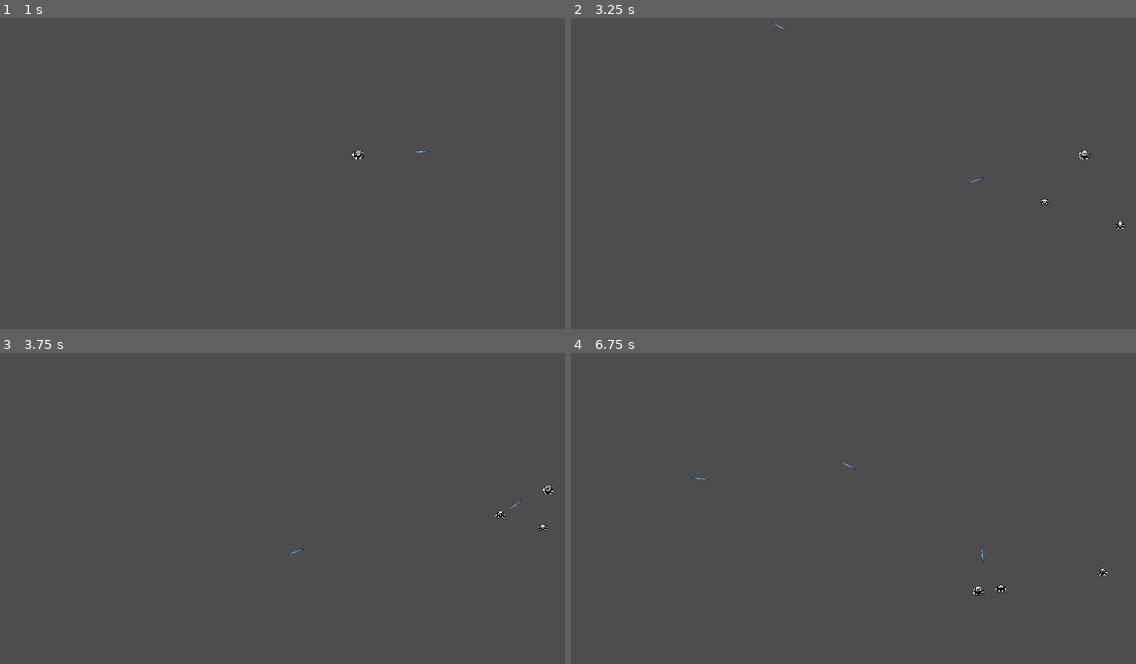
Above: before the commit, frames 1-4 (two rows, left to right).
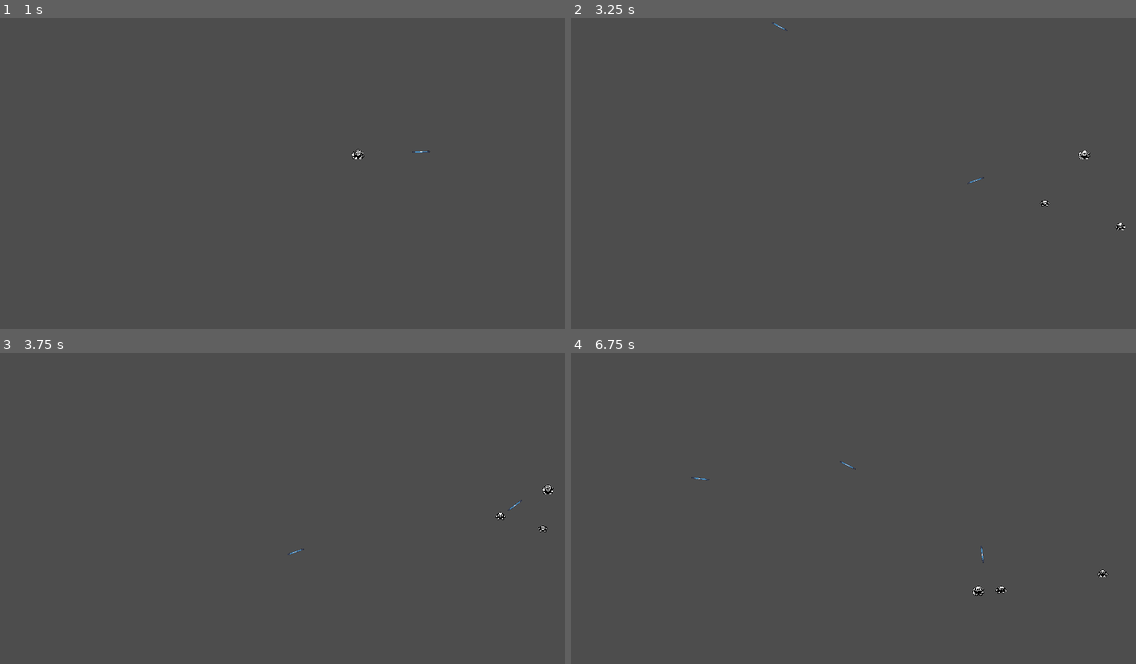
Above: after the commit, the same moments.

Repository: ReyCristian/bullet-kingdom-alchemist
Game: Godot game, scene res://escenas/node_2d.tscn
The game is run twice, just before and just after one commit, with the same random seed, the same clock (stepped at 60 frames per second) and the same inputs. The engine's default icon, where the game draws it, is replaced by a stand-in: a white triangle on a blue panel in a dark square.
Inputs (mouse positions are in pixels of both pictures, inside the frame that each line leads up to):
- Up to frame 1 (1 s): move the mouse to (406, 151) at 0.52 s; hold Right (ui_right) from 0.53 s (still down); click (406, 151) at 0.6 s
- Up to frame 2 (3.25 s): move the mouse to (734, 182) at 1.27 s; release Right (ui_right) at 1.28 s; hold Down (ui_down) 1.28-2.03 s; click (734, 182) at 1.35 s; move the mouse to (904, 95) at 2.02 s; hold Right (ui_right) 2.03-2.78 s; click (904, 95) at 2.1 s; move the mouse to (819, 232) at 2.77 s; hold Up (ui_up) from 2.78 s (still down); click (819, 232) at 2.85 s
- Up to frame 3 (3.75 s): move the mouse to (452, 552) at 3.52 s; release Up (ui_up) at 3.53 s; hold Left (ui_left) from 3.53 s (still down); click (452, 552) at 3.6 s
- Up to frame 4 (6.75 s): move the mouse to (678, 455) at 4.27 s; click (678, 455) at 4.35 s; move the mouse to (876, 502) at 5.02 s; release Left (ui_left) at 5.03 s; hold Down (ui_down) 5.03-5.78 s; click (876, 502) at 5.1 s; move the mouse to (763, 421) at 5.77 s; hold Right (ui_right) 5.78-6.53 s; click (763, 421) at 5.85 s; move the mouse to (977, 486) at 6.52 s; hold Up (ui_up) from 6.53 s (still down); click (977, 486) at 6.6 s

Frame 1 is identical in both runs. In frame 2, less than 0.1% of the frame differs, in the area x 82-99%, y 58-69%; in frame 3, less than 0.1%; in frame 4, less than 0.1%, in the area x 75-96%, y 69-78%.

Commit message:
diagrama de clase / aplicamos a enemigo

Diff:
--- a/Enemigo.tscn
+++ /dev/null
@@ -1,3 +0,0 @@
-[gd_scene format=3 uid="uid://csgshdcvsl28o"]
-
-[node name="CharacterBody2D" type="CharacterBody2D"]
--- a/escenas/Enemigo.tscn
+++ /dev/null
@@ -1,47 +0,0 @@
-[gd_scene load_steps=8 format=3 uid="uid://djibg3hsqaq5i"]
-
-[ext_resource type="Script" path="res://scripts/enemigo.gd" id="1_ex5e3"]
-[ext_resource type="Texture2D" uid="uid://d3md2spbjsn3y" path="res://Sprites/DoomlandKit/Single-Characters/Goblin1.png" id="1_qk8da"]
-[ext_resource type="Texture2D" uid="uid://bllwavetjyged" path="res://Sprites/DoomlandKit/Single-Characters/Goblin2.png" id="2_b37mr"]
-[ext_resource type="Texture2D" uid="uid://bq8st7dhb31jp" path="res://Sprites/DoomlandKit/Single-Characters/Goblin3.png" id="3_p0pgq"]
-[ext_resource type="Texture2D" uid="uid://jhgkagn858uh" path="res://Sprites/DoomlandKit/Single-Characters/Goblin4.png" id="4_5k27x"]
-
-[sub_resource type="SpriteFrames" id="SpriteFrames_gsrjk"]
-animations = [{
-"frames": [{
-"duration": 1.0,
-"texture": ExtResource("1_qk8da")
-}, {
-"duration": 1.0,
-"texture": ExtResource("2_b37mr")
-}, {
-"duration": 1.0,
-"texture": ExtResource("3_p0pgq")
-}, {
-"duration": 1.0,
-"texture": ExtResource("4_5k27x")
-}],
-"loop": true,
-"name": &"default",
-"speed": 5.0
-}]
-
-[sub_resource type="RectangleShape2D" id="RectangleShape2D_tvd43"]
-size = Vector2(19, 17)
-
-[node name="CharacterBody2D" type="CharacterBody2D" groups=["enemigo"]]
-script = ExtResource("1_ex5e3")
-
-[node name="AnimatedSprite2D2" type="AnimatedSprite2D" parent="." groups=["enemigo"]]
-sprite_frames = SubResource("SpriteFrames_gsrjk")
-frame_progress = 0.0982929
-
-[node name="Area2D2" type="Area2D" parent="." groups=["enemigo"]]
-position = Vector2(-0.5, 1.5)
-scale = Vector2(1.08413, -2.0826)
-
-[node name="CollisionShape2D2" type="CollisionShape2D" parent="Area2D2" groups=["enemigo"]]
-scale = Vector2(0.922399, -0.480169)
-shape = SubResource("RectangleShape2D_tvd43")
-
-[connection signal="area_entered" from="Area2D2" to="." method="_on_area_2d_area_entered"]
--- a/escenas/node_2d.tscn
+++ b/escenas/node_2d.tscn
@@ -1,8 +1,8 @@
 [gd_scene load_steps=5 format=3 uid="uid://b1dnbkiooiby2"]
 
-[ext_resource type="PackedScene" uid="uid://cgul6o66ov56s" path="res://personajes/personaje.tscn" id="1_eaf7j"]
+[ext_resource type="PackedScene" uid="uid://doysd4cyg6o44" path="res://personajes/heroe.tscn" id="1_n280o"]
 [ext_resource type="Resource" uid="uid://cjgrqd1i3jkbx" path="res://items/armas/gun.tres" id="2_1qr11"]
-[ext_resource type="PackedScene" uid="uid://c4v6prg73mrmh" path="res://scripts/spawn_enemigo.tscn" id="7_1yj5m"]
+[ext_resource type="PackedScene" path="res://controladores/spawn_enemigo.tscn" id="7_1yj5m"]
 
 [sub_resource type="RectangleShape2D" id="RectangleShape2D_7mms0"]
 size = Vector2(51.1846, 246.848)
@@ -10,8 +10,7 @@
 [node name="personaje" type="Node2D"]
 process_mode = 3
 
-[node name="Personaje" parent="." groups=["personaje"] instance=ExtResource("1_eaf7j")]
-scale = Vector2(1, 1)
+[node name="Personaje" parent="." instance=ExtResource("1_n280o")]
 item_inicial = ExtResource("2_1qr11")
 
 [node name="Camera2D" type="Camera2D" parent="." groups=["personaje"]]
--- a/scripts/enemigo.gd
+++ b/personajes/enemigo.gd
@@ -1,5 +1,5 @@
-extends CharacterBody2D
-
+extends Personaje
+class_name Enemigo
 
 const SPEED = 150
 
@@ -8,7 +8,7 @@
 func _ready() -> void:
 	personaje = get_tree().get_nodes_in_group("personaje")[0]
 
-func _process(delta):
+func _physics_process(delta):
 	if personaje:
 		var direction = (personaje.global_position - global_position).normalized()
 		velocity = direction * SPEED
--- /dev/null
+++ b/personajes/enemigo.tscn
@@ -0,0 +1,49 @@
+[gd_scene load_steps=9 format=3 uid="uid://bq6gecgijklfo"]
+
+[ext_resource type="PackedScene" uid="uid://cgul6o66ov56s" path="res://personajes/personaje.tscn" id="1_q0yw8"]
+[ext_resource type="Texture2D" uid="uid://d3md2spbjsn3y" path="res://Sprites/DoomlandKit/Single-Characters/Goblin1.png" id="2_hudid"]
+[ext_resource type="Script" path="res://personajes/enemigo.gd" id="2_pncuf"]
+[ext_resource type="Texture2D" uid="uid://bllwavetjyged" path="res://Sprites/DoomlandKit/Single-Characters/Goblin2.png" id="3_vwxeo"]
+[ext_resource type="Texture2D" uid="uid://bq8st7dhb31jp" path="res://Sprites/DoomlandKit/Single-Characters/Goblin3.png" id="4_m5pee"]
+[ext_resource type="Texture2D" uid="uid://jhgkagn858uh" path="res://Sprites/DoomlandKit/Single-Characters/Goblin4.png" id="5_jyxyu"]
+
+[sub_resource type="SpriteFrames" id="SpriteFrames_li8ha"]
+animations = [{
+"frames": [{
+"duration": 1.0,
+"texture": ExtResource("2_hudid")
+}, {
+"duration": 1.0,
+"texture": ExtResource("3_vwxeo")
+}, {
+"duration": 1.0,
+"texture": ExtResource("4_m5pee")
+}, {
+"duration": 1.0,
+"texture": ExtResource("5_jyxyu")
+}],
+"loop": true,
+"name": &"default",
+"speed": 5.0
+}]
+
+[sub_resource type="RectangleShape2D" id="RectangleShape2D_7ubm1"]
+size = Vector2(23.7817, 22.2222)
+
+[node name="Enemigo" groups=["enemigo"] instance=ExtResource("1_q0yw8")]
+script = ExtResource("2_pncuf")
+
+[node name="AnimatedSprite2D2" type="AnimatedSprite2D" parent="." index="0"]
+position = Vector2(0.389864, 3.11891)
+sprite_frames = SubResource("SpriteFrames_li8ha")
+
+[node name="Area2D2" type="Area2D" parent="." index="1" groups=["enemigo"]]
+position = Vector2(-0.5, 1.5)
+scale = Vector2(1.08413, -2.0826)
+
+[node name="CollisionShape2D2" type="CollisionShape2D" parent="Area2D2" index="0" groups=["enemigo"]]
+position = Vector2(0.641005, -1.43255)
+scale = Vector2(0.922399, -0.480169)
+shape = SubResource("RectangleShape2D_7ubm1")
+
+[connection signal="area_entered" from="Area2D2" to="." method="_on_area_2d_area_entered"]
--- /dev/null
+++ b/personajes/heroe.tscn
@@ -0,0 +1,40 @@
+[gd_scene load_steps=8 format=3 uid="uid://doysd4cyg6o44"]
+
+[ext_resource type="PackedScene" uid="uid://cgul6o66ov56s" path="res://personajes/personaje.tscn" id="1_xxla1"]
+[ext_resource type="Texture2D" uid="uid://bay4uabrschij" path="res://Sprites/DoomholdKit/Single-Characters/BowHero1.png" id="2_xhjsk"]
+[ext_resource type="Texture2D" uid="uid://bgqpc4ew6cnty" path="res://Sprites/DoomholdKit/Single-Characters/BowHero2.png" id="3_jn5uc"]
+[ext_resource type="Texture2D" uid="uid://dxamym0lp3oji" path="res://Sprites/DoomholdKit/Single-Characters/BowHero3.png" id="4_6ubtv"]
+[ext_resource type="Texture2D" uid="uid://cguui2wltrtkm" path="res://Sprites/DoomholdKit/Single-Characters/BowHero4.png" id="5_ak41b"]
+
+[sub_resource type="SpriteFrames" id="SpriteFrames_0iqpg"]
+animations = [{
+"frames": [{
+"duration": 1.0,
+"texture": ExtResource("2_xhjsk")
+}, {
+"duration": 1.0,
+"texture": ExtResource("3_jn5uc")
+}, {
+"duration": 1.0,
+"texture": ExtResource("4_6ubtv")
+}, {
+"duration": 1.0,
+"texture": ExtResource("5_ak41b")
+}],
+"loop": false,
+"name": &"default",
+"speed": 5.0
+}]
+
+[sub_resource type="RectangleShape2D" id="RectangleShape2D_d2ayi"]
+size = Vector2(24.4756, 22.1365)
+
+[node name="Personaje" groups=["personaje"] instance=ExtResource("1_xxla1")]
+
+[node name="AnimatedSprite2D" type="AnimatedSprite2D" parent="." index="0"]
+sprite_frames = SubResource("SpriteFrames_0iqpg")
+
+[node name="CollisionShape2D" type="CollisionShape2D" parent="." index="1"]
+process_mode = 3
+position = Vector2(0.237817, 4.52632)
+shape = SubResource("RectangleShape2D_d2ayi")
--- a/personajes/personaje.tscn
+++ b/personajes/personaje.tscn
@@ -1,50 +1,7 @@
-[gd_scene load_steps=8 format=3 uid="uid://cgul6o66ov56s"]
+[gd_scene load_steps=2 format=3 uid="uid://cgul6o66ov56s"]
 
 [ext_resource type="Script" path="res://personajes/personaje.gd" id="1_4j16q"]
-[ext_resource type="Texture2D" uid="uid://bay4uabrschij" path="res://Sprites/DoomholdKit/Single-Characters/BowHero1.png" id="2_yfpn7"]
-[ext_resource type="Texture2D" uid="uid://bgqpc4ew6cnty" path="res://Sprites/DoomholdKit/Single-Characters/BowHero2.png" id="3_05a6k"]
-[ext_resource type="Texture2D" uid="uid://dxamym0lp3oji" path="res://Sprites/DoomholdKit/Single-Characters/BowHero3.png" id="4_th5i3"]
-[ext_resource type="Texture2D" uid="uid://cguui2wltrtkm" path="res://Sprites/DoomholdKit/Single-Characters/BowHero4.png" id="5_06du0"]
-
-[sub_resource type="SpriteFrames" id="SpriteFrames_ir8iy"]
-animations = [{
-"frames": [{
-"duration": 1.0,
-"texture": ExtResource("2_yfpn7")
-}, {
-"duration": 1.0,
-"texture": ExtResource("3_05a6k")
-}, {
-"duration": 1.0,
-"texture": ExtResource("4_th5i3")
-}, {
-"duration": 1.0,
-"texture": ExtResource("5_06du0")
-}],
-"loop": false,
-"name": &"default",
-"speed": 5.0
-}]
-
-[sub_resource type="RectangleShape2D" id="RectangleShape2D_0hol4"]
-size = Vector2(24.4756, 22.1365)
 
 [node name="Personaje" type="CharacterBody2D"]
 position = Vector2(35, -1)
-scale = Vector2(2.565, 2.565)
 script = ExtResource("1_4j16q")
-
-[node name="AnimatedSprite2D" type="AnimatedSprite2D" parent="."]
-sprite_frames = SubResource("SpriteFrames_ir8iy")
-frame_progress = 0.00672302
-
-[node name="CollisionShape2D" type="CollisionShape2D" parent="."]
-process_mode = 3
-position = Vector2(0.237817, 4.52632)
-shape = SubResource("RectangleShape2D_0hol4")
-
-[node name="Timer" type="Timer" parent="."]
-wait_time = 1.737
-autostart = true
-
-[connection signal="timeout" from="Timer" to="." method="_on_timer_timeout"]
--- a/spawn_enemigo.gd
+++ b/spawn_enemigo.gd
@@ -1,6 +1,6 @@
 extends Area2D
 
-@onready var Enemigo = load("res://escenas/Enemigo.tscn")
+@onready var enemigo = load("res://personajes/enemigo.tscn")
 var bool_spawn = true
 
 
@@ -20,7 +20,7 @@
 	if bool_spawn:
 		$Timer.start()
 		bool_spawn = false
-		var enemi_instance = Enemigo.instantiate()
+		var enemi_instance = enemigo.instantiate()
 		enemi_instance.position = Vector2(random.randf_range(30, 1800), random.randf_range(30, 900))
 		add_child(enemi_instance)
 
Renamed: scripts/spawn_enemigo.tscn -> controladores/spawn_enemigo.tscn
